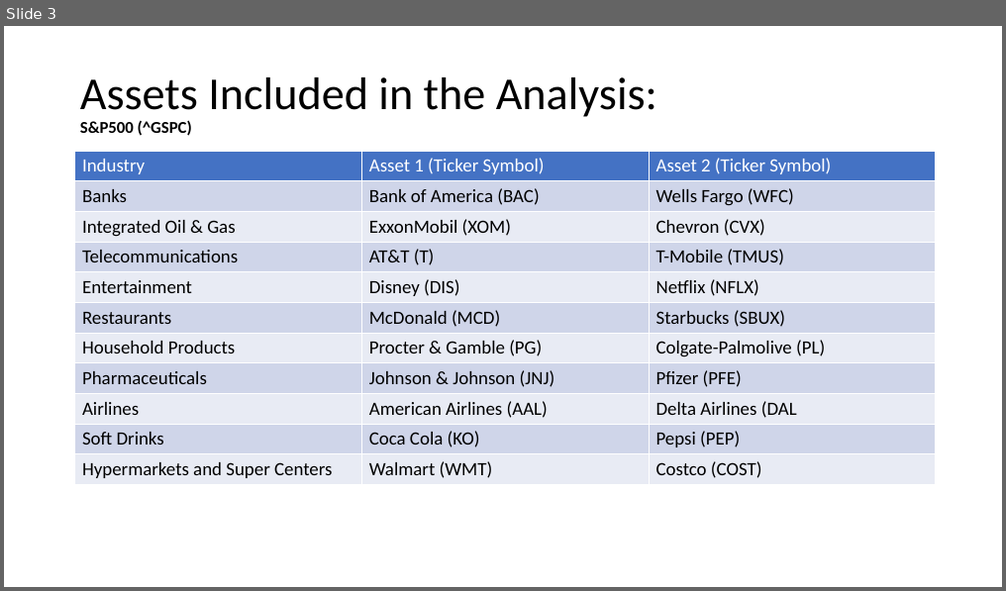
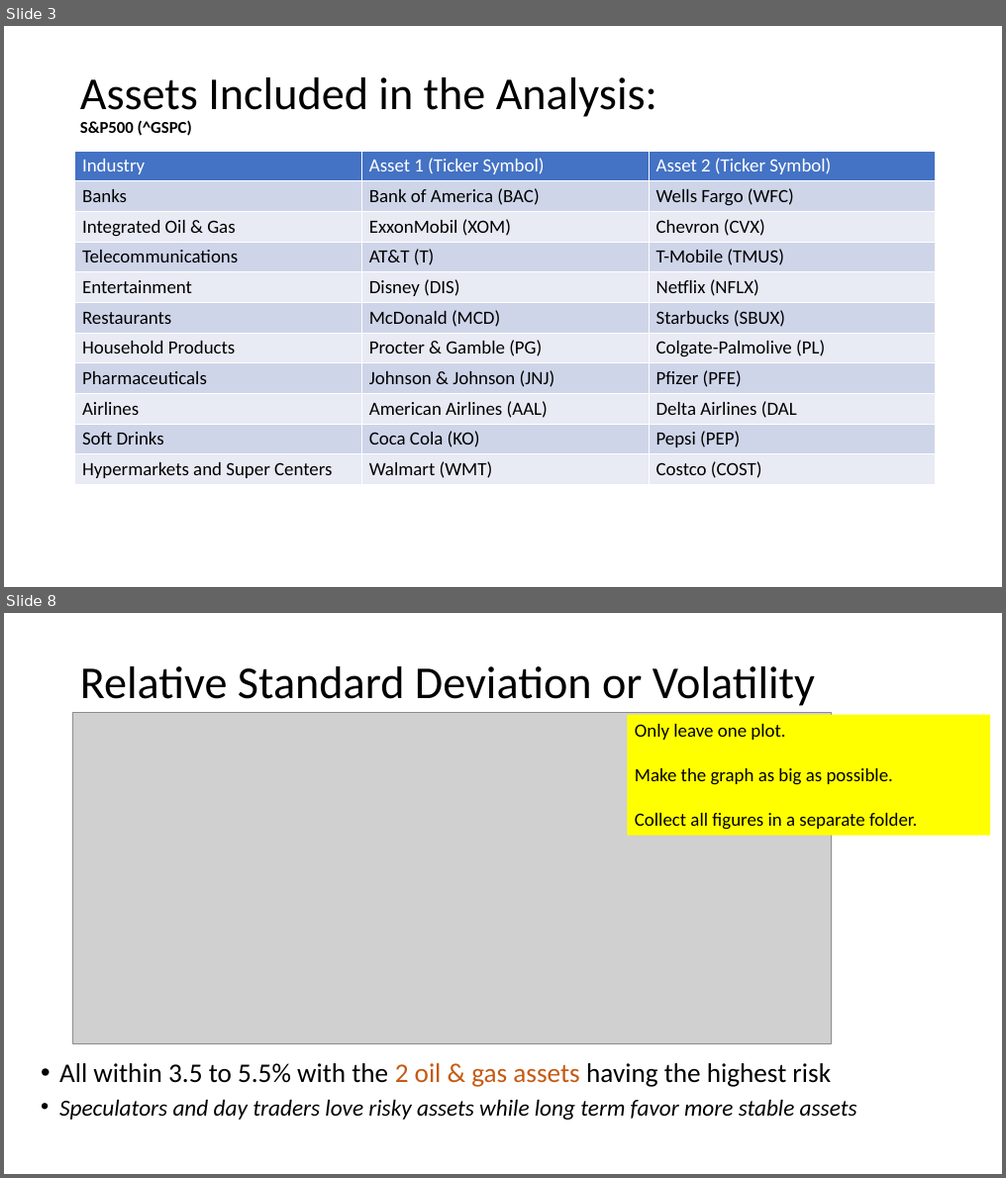
Before and after one commit to claybeaver/Group9_Project1, a slide deck: Final_Presentation.pptx. Shown one above the other, each under a label of ours: slide 3 before the commit, slides 3 and 8 after it; the slides between them are not shown. The pictures are 1006x591 and 1006x1178 pixels, drawn with LibreOffice and Linux fonts; fonts in the diff are those of the drawing; grey boxes stand for pictures. Boxes give left, top, right and bottom in pixels: in the first picture for what was removed or moved away, otherwise in the second. Text is boxed around its words. In the diff, an @@ line names an element or a change of style, - is before the commit and + after.

```diff
--- a/Final_Presentation.pptx
+++ b/Final_Presentation.pptx
@@ slide 8 added at bbox=[4, 613, 1002, 1174], background #FFFFFF @@
@@ title added at bbox=[80, 666, 815, 706], 44 pt, text #000000 @@
+Relative Standard Deviation or Volatility
@@ picture added at bbox=[73, 713, 832, 1045] @@
@@ rectangle added at bbox=[628, 715, 991, 836], fill #FFFF00, 18 pt, text #000000 @@
+Only leave one plot.
+Make the graph as big as possible.
+Collect all figures in a separate folder.
@@ text added at bbox=[59, 1063, 857, 1120], 22.2 pt, text #000000, italic @@
+• All within 3.5 to 5.5% with the 2 oil & gas assets having the highest risk
+• Speculators and day traders love risky assets while long term favor more stable assets
```
Also in this commit, not shown: 1 slide changed, 8 other slides added, 16 other files.
